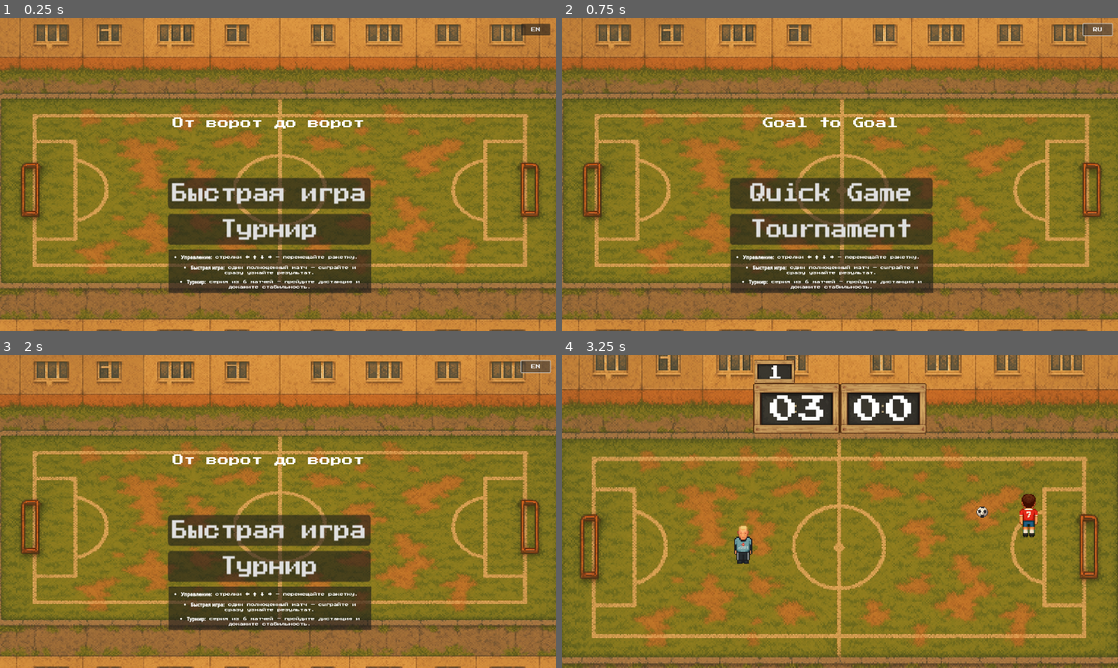
Above: before the commit, frames 1-4 (two rows, left to right).
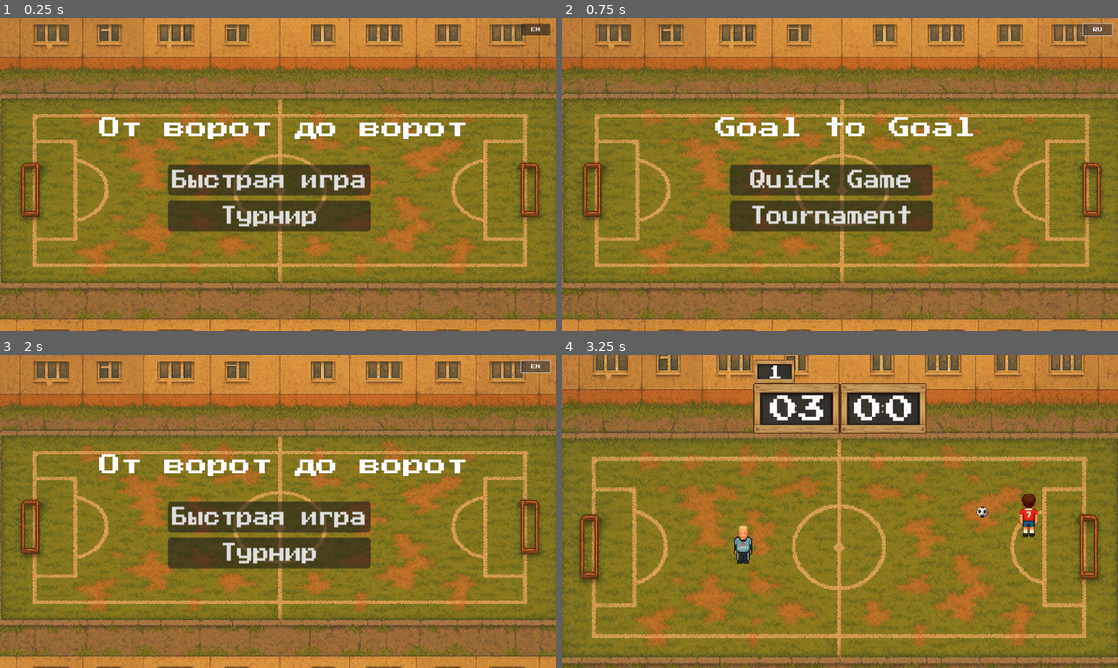
Above: after the commit, the same moments.

Repository: supervi5w4/footballpong
Game: Godot game, scene res://scenes/menu.tscn
Same seed, same stepped clock (60 frames per second), same inputs: the game is played once before the commit and once after it.
Inputs (mouse positions are in pixels of both pictures, inside the frame that each line leads up to):
- Up to frame 1 (0.25 s): no input
- Up to frame 2 (0.75 s): click "EN" at 0.5 s
- Up to frame 3 (2 s): click "RU" at 1.25 s
- Up to frame 4 (3.25 s): click "Быстрая игра" at 2 s; tap Enter (ui_accept) at 2.75, 3.02 s; move the mouse to (962, 495) at 2.77 s; hold Right (ui_right) from 2.78 s (still down); tap R at 2.85 s; click (962, 495) at 2.92 s

The runs differ from the first frame. In frame 1, 13% of the frame differs, in the area x 17-84%, y 31-88%; in frame 2, 13%; in frame 3, 13%; in frame 4, nothing differs.

Commit message:
Add files via upload

Diff:
--- a/scenes/menu.gd
+++ b/scenes/menu.gd
@@ -5,6 +5,7 @@
 @onready var tournament_btn : Button = %TournamentBtn  # Новая кнопка «Турнир»
 @onready var lang_btn : Button = %LangButton     # Кнопка переключения языка
 @onready var how_to_play_label : RichTextLabel = %HowToPlayPanel/VBoxContainer/RichTextLabel  # Текст "Как играть"
+@onready var title_label : Label = %Title        # Заголовок игры
 #@onready var exit_btn : Button = %ExitBtn        # Кнопка «Выход» (если используется)
 
 func _ready() -> void:
@@ -28,6 +29,9 @@
 
 	# Переводим текст "Как играть"
 	_update_how_to_play_text()
+
+	# Переводим заголовок
+	_update_title_text()
 
 func _on_play_pressed() -> void:
 	# Устанавливаем current_match в -1 для обычной игры
@@ -61,6 +65,9 @@
 	# Обновляем текст "Как играть" после смены языка
 	_update_how_to_play_text()
 
+	# Обновляем заголовок после смены языка
+	_update_title_text()
+
 	print("Переключение завершено")
 
 
@@ -77,11 +84,11 @@
 
 func _update_how_to_play_text() -> void:
 	if how_to_play_label:
-		how_to_play_label.text = tr("• [b]Управление:[/b] стрелки ← ↑ ↓ → — перемещайте ракетку.
+		how_to_play_label.text = tr("HOW_TO_PLAY_TEXT")
 
-• [b]Быстрая игра:[/b] один полноценный матч — сыграйте и сразу узнайте результат.
-
-• [b]Турнир:[/b] серия из 6 матчей — пройдите дистанцию и докажите стабильность.")
+func _update_title_text() -> void:
+	if title_label:
+		title_label.text = tr("От ворот до ворот")
 
 func _on_exit_pressed() -> void:
 	# Завершить игру
--- a/scenes/menu.tscn
+++ b/scenes/menu.tscn
@@ -27,9 +27,9 @@
 layout_mode = 1
 anchors_preset = -1
 anchor_left = 0.302083
-anchor_top = 0.511111
+anchor_top = 0.468518
 anchor_right = 0.666667
-anchor_bottom = 0.724744
+anchor_bottom = 0.682152
 offset_top = -6.10352e-05
 offset_right = -500.0
 offset_bottom = -178.724
@@ -66,6 +66,7 @@
 text = "EN / RU"
 
 [node name="HowToPlayPanel" type="Panel" parent="."]
+visible = false
 layout_mode = 1
 anchors_preset = -1
 anchor_left = 0.5
@@ -109,12 +110,12 @@
 
 [node name="Title" type="Label" parent="."]
 layout_mode = 0
-offset_left = 596.0
-offset_top = 343.0
-offset_right = 1259.0
-offset_bottom = 382.0
+offset_left = 342.0
+offset_top = 342.0
+offset_right = 1617.0
+offset_bottom = 417.0
 theme_override_fonts/font = ExtResource("1_vjb58")
-theme_override_font_sizes/font_size = 39
+theme_override_font_sizes/font_size = 75
 text = "От ворот до ворот"
 horizontal_alignment = 1
 vertical_alignment = 1
